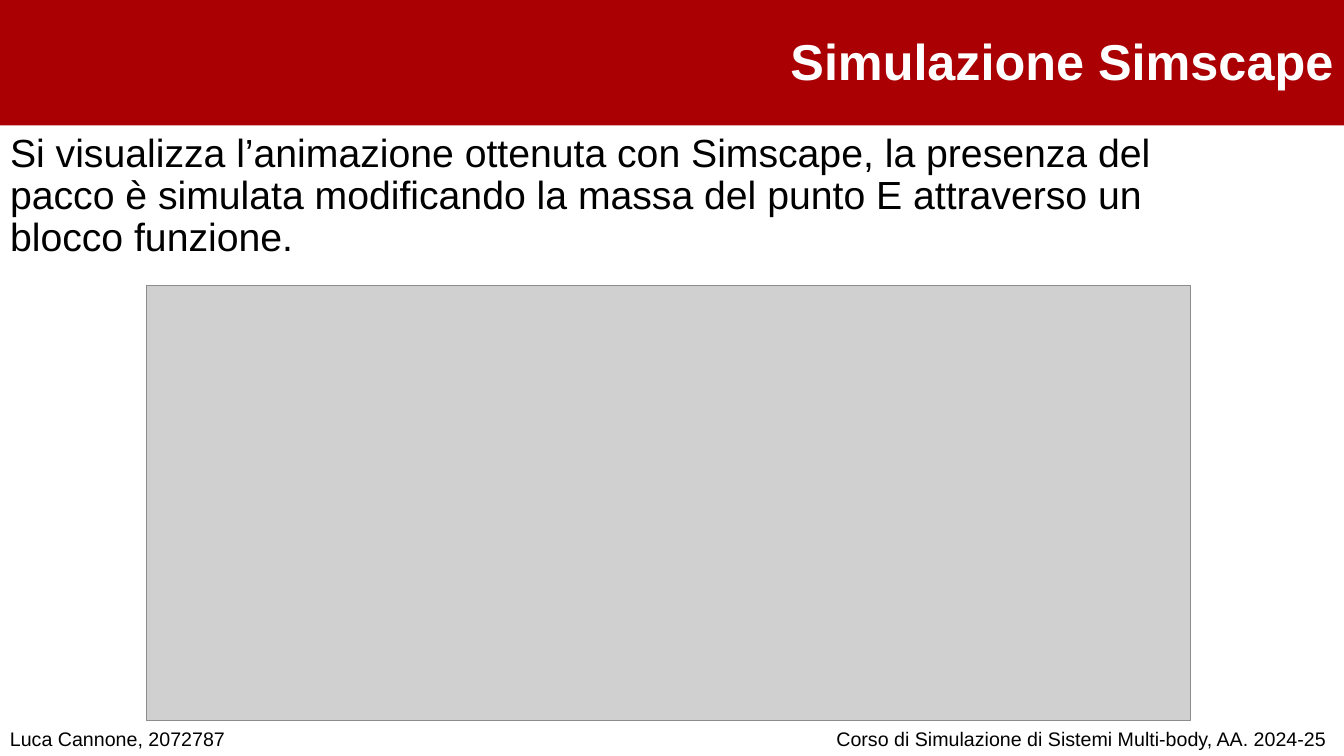
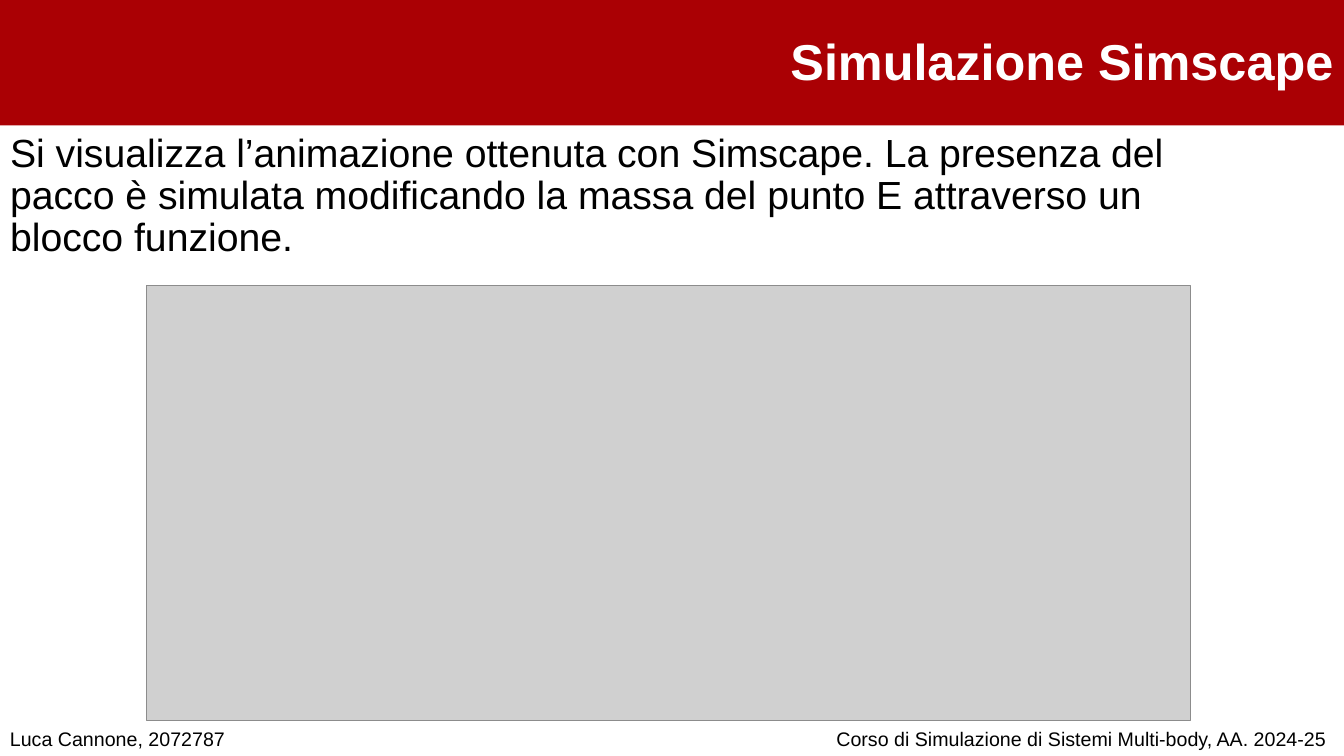
Before and after one commit to cannoneluca/Progetto_Simulazione_MultiBody, a slide deck: slide 27 of Presentazione .pptx. Drawn at 1344x756 pixels with LibreOffice and Linux fonts; fonts in the diff are those of the drawing; grey boxes stand for pictures; background and template pictures are left out. Boxes give left, top, right and bottom in pixels: in the first picture for what was removed or moved away, otherwise in the second. Text is boxed around its words. In the diff, an @@ line names an element or a change of style, - is before the commit and + after.

```diff
--- a/Presentazione .pptx
+++ b/Presentazione .pptx
@@ text at [10,138,1163,252]: text changed @@
-Si visualizza l’animazione ottenuta con Simscape, la presenza del pacco è simulata modificando la massa del punto E attraverso un blocco funzione.
+Si visualizza l’animazione ottenuta con Simscape. La presenza del pacco è simulata modificando la massa del punto E attraverso un blocco funzione.
```
Also in this commit, not shown: 18 other slides changed, 1 slide added, 1 slide removed.
